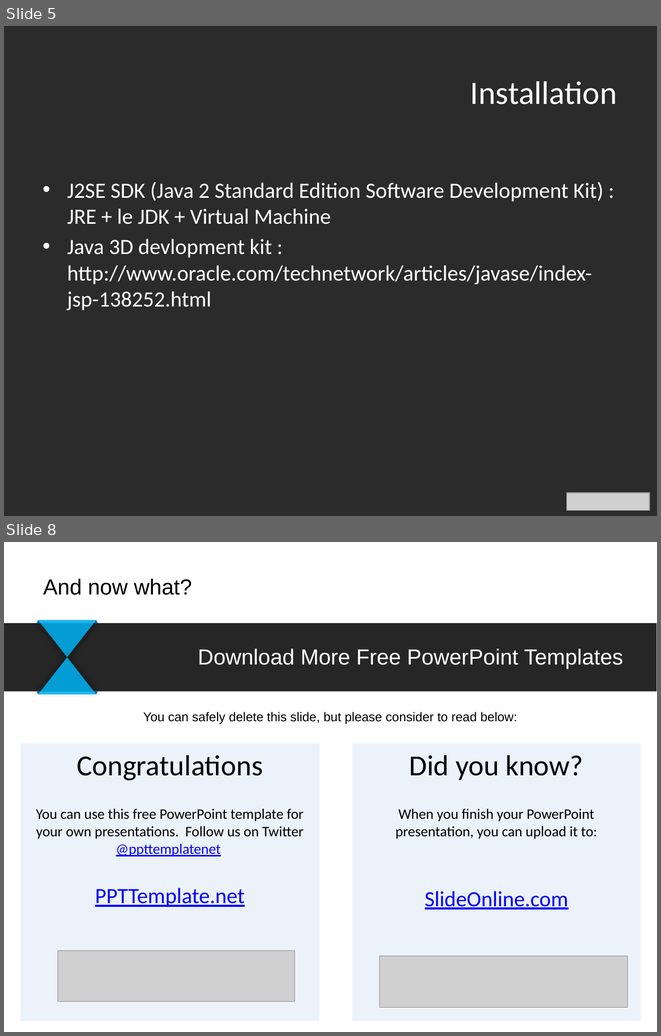
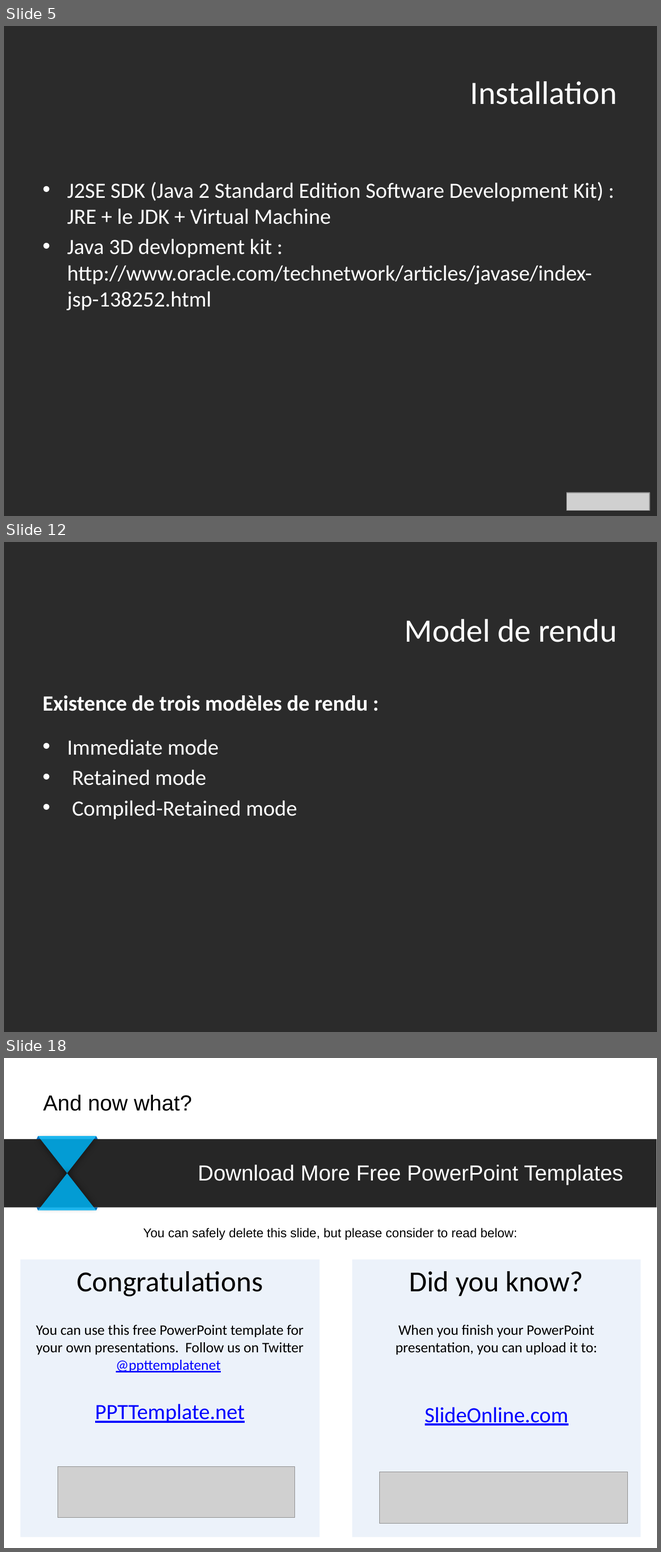
Before and after one commit to IlsanS/Math3D, a slide deck: powerpoint/Présentation1.pptx. Shown one above the other, each under a label of ours: slides 5 and 8 before the commit, slides 5, 12 and 18 after it; the slides between them are not shown. The pictures are 661x1036 and 661x1552 pixels, drawn with LibreOffice and Linux fonts; fonts in the diff are those of the drawing; grey boxes stand for pictures; background and template pictures are left out; a plain dark background stands for a picture behind light text. Boxes give left, top, right and bottom in pixels: in the first picture for what was removed or moved away, otherwise in the second. Text is boxed around its words. In the diff, an @@ line names an element or a change of style, - is before the commit and + after.

```diff
--- a/powerpoint/Présentation1.pptx
+++ b/powerpoint/Présentation1.pptx
@@ slide 12 added at <box>4,542,657,1032</box>, background picture (left out) @@
@@ title added at <box>404,619,617,642</box>, 36 pt, text #FFFFFF @@
+Model de rendu
@@ text added at <box>43,695,368,711</box>, 24 pt, text #FFFFFF, bold @@
+Existence de trois modèles de rendu :
@@ text added at <box>67,739,297,819</box>, 24 pt, text #FFFFFF @@
+• Immediate mode
+• Retained mode
+• Compiled-Retained mode
@@ what was slide 8 is now slide 18 @@
```
Also in this commit, not shown: 11 other slides added, 2 slides removed, 8 other files.
